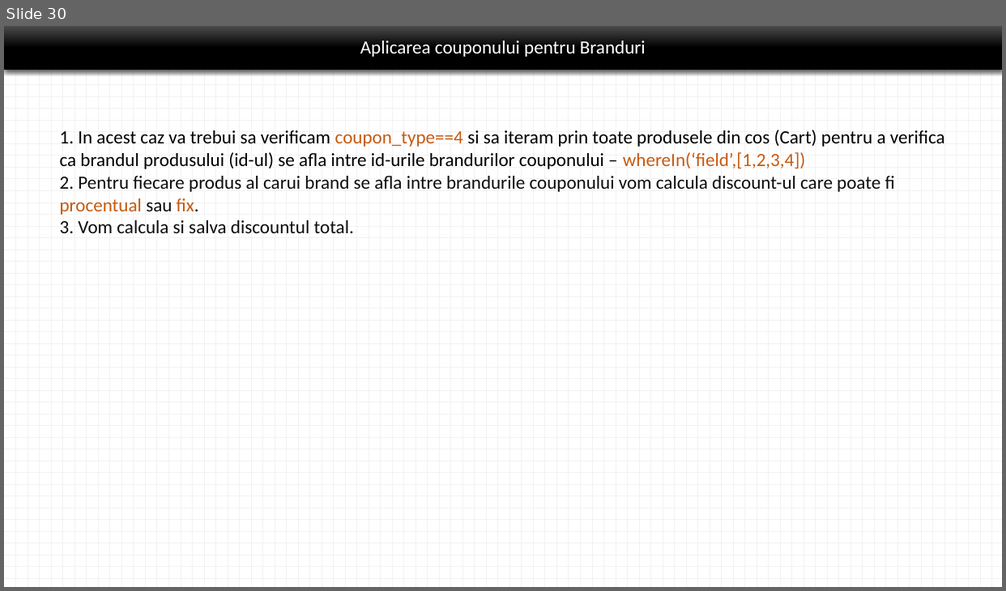
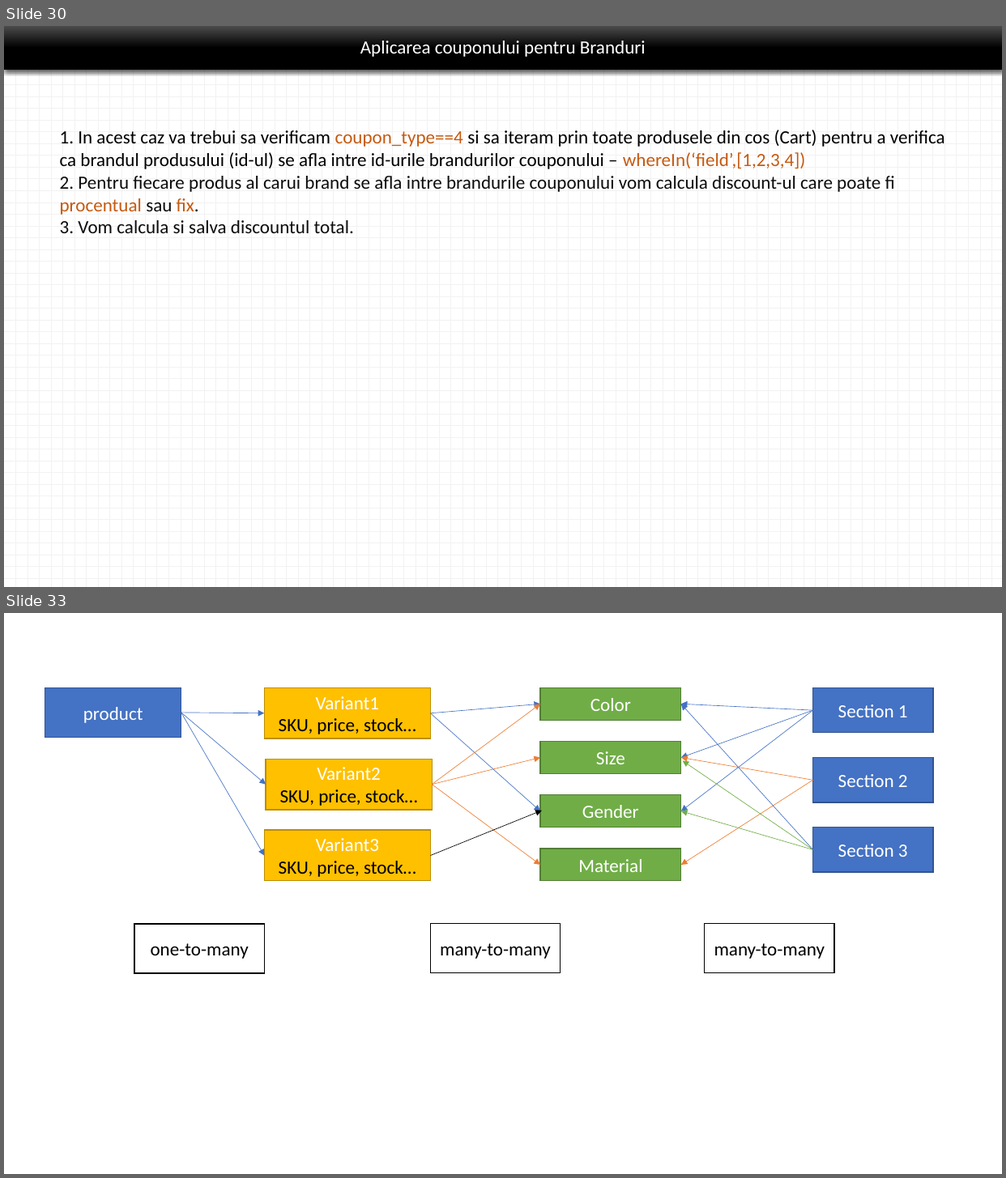
Before and after one commit to laravelRo/lrv8_emag_yt_tutorial, a slide deck: _presentation/prezentare_aplicatie.pptx. Shown one above the other, each under a label of ours: slide 30 before the commit, slides 30 and 33 after it; the slides between them are not shown. The pictures are 1006x591 and 1006x1178 pixels, drawn with LibreOffice and Linux fonts; fonts in the diff are those of the drawing. Boxes give left, top, right and bottom in pixels: in the first picture for what was removed or moved away, otherwise in the second. Text is boxed around its words. In the diff, an @@ line names an element or a change of style, - is before the commit and + after.

```diff
--- a/_presentation/prezentare_aplicatie.pptx
+++ b/_presentation/prezentare_aplicatie.pptx
@@ slide 33 added at bbox=[4, 613, 1002, 1174], background #FFFFFF @@
@@ rectangle added at bbox=[45, 688, 181, 737], fill #4472C4, outline #325491 1 pt, 18 pt, text #FFFFFF @@
+product
@@ rectangle added at bbox=[265, 688, 431, 739], fill #FFC000, outline #BD8E00 1 pt, 18 pt, text #000000 @@
+Variant1
+SKU, price, stock…
@@ group added at bbox=[681, 705, 813, 865]: 8 arrows @@
@@ rectangle added at bbox=[813, 688, 934, 733], fill #4472C4, outline #325491 1 pt, 18 pt, text #FFFFFF @@
+Section 1
@@ arrow added from (181, 713) to (265, 713), #4472C4 0.5 pt @@
@@ arrow added from (181, 713) to (266, 785), #4472C4 0.5 pt @@
@@ arrow added from (181, 713) to (265, 855), #4472C4 0.5 pt @@
@@ rectangle added at bbox=[813, 757, 934, 803], fill #4472C4, outline #325491 1 pt, 18 pt, text #FFFFFF @@
+Section 2
@@ rectangle added at bbox=[266, 759, 432, 810], fill #FFC000, outline #BD8E00 1 pt, 18 pt, text #000000 @@
+Variant2
+SKU, price, stock…
@@ rectangle added at bbox=[265, 830, 431, 881], fill #FFC000, outline #BD8E00 1 pt, 18 pt, text #000000 @@
+Variant3
+SKU, price, stock…
@@ group added at bbox=[431, 705, 543, 865]: 6 arrows @@
@@ rectangle added at bbox=[813, 827, 934, 872], fill #4472C4, outline #325491 1 pt, 18 pt, text #FFFFFF @@
+Section 3
@@ group added at bbox=[541, 688, 681, 881]: 4 rectangles @@
+Color
+Size
+Gender
+Material
@@ rectangle added at bbox=[134, 924, 264, 973], fill #FFFFFF, outline #000000 1 pt, 18 pt, text #000000 @@
+one-to-many
@@ rectangle added at bbox=[431, 924, 560, 973], fill #FFFFFF, outline #000000 1 pt, 18 pt, text #000000 @@
+many-to-many
@@ rectangle added at bbox=[705, 924, 834, 973], fill #FFFFFF, outline #000000 1 pt, 18 pt, text #000000 @@
+many-to-many
```
Also in this commit, not shown: 4 other slides added, 23 other files.
